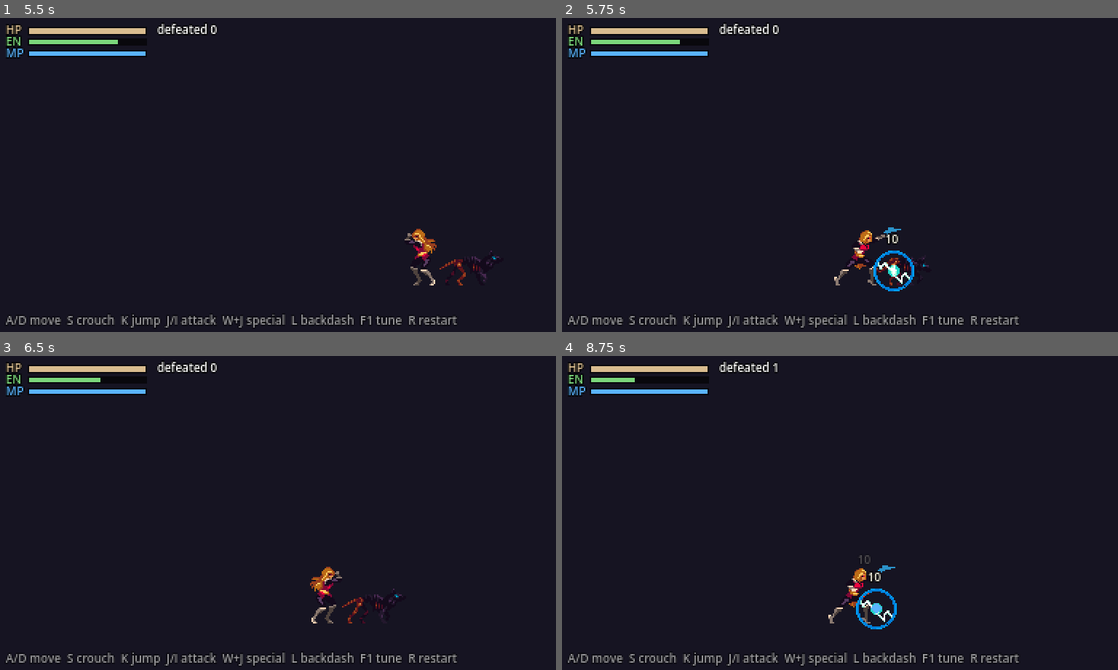
Above: before the commit, frames 1-4 (two rows, left to right).
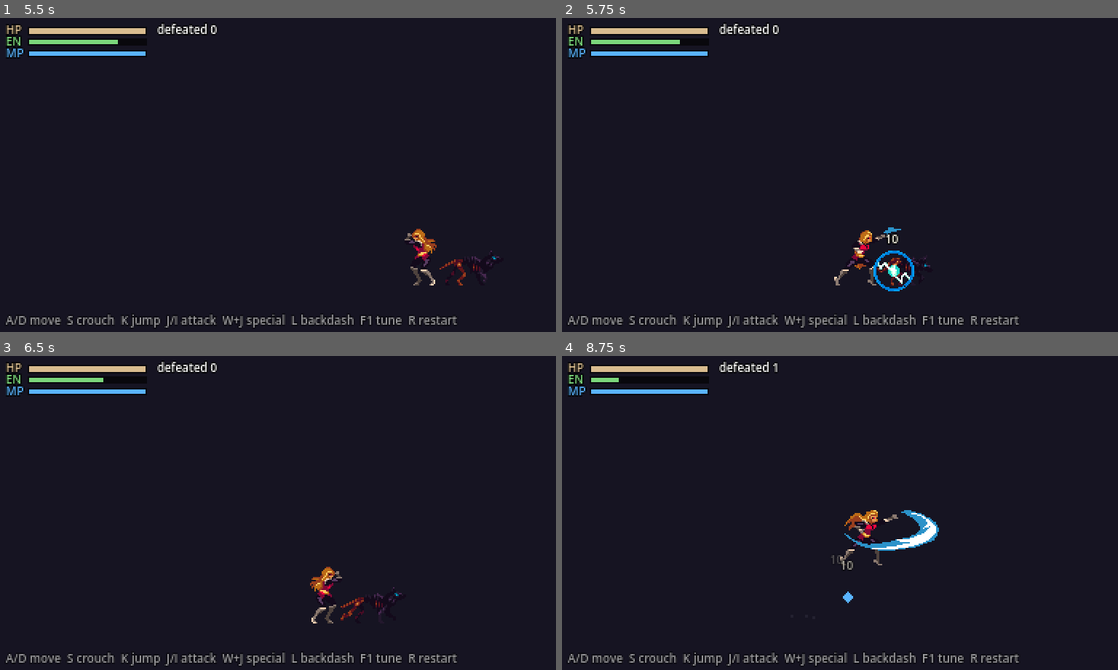
Above: after the commit, the same moments.

Repository: ferasalm/new-vania
Game: Godot game, scene res://smoke.tscn
Two runs of this game, one before a commit and one after it. Both use one fixed random seed, a clock stepped at 60 frames per second and the inputs below. This scene is started directly instead of the project's main scene.
Inputs (mouse positions are in pixels of both pictures, inside the frame that each line leads up to):
- Up to frame 1 (5.5 s): tap Enter at 0.5 s; move the mouse to (400, 159) at 0.52 s; hold D (right) 0.53-2.03 s; tap J (attack) at 0.6, 4.35 s; click (400, 159) at 0.67 s; tap K (jump) at 0.77, 1.52, 3.02, 3.77, 4.52 s; move the mouse to (166, 190) at 1.27 s; tap I (attack2) at 1.35, 5.1 s; move the mouse to (333, 105) at 2.02 s; hold A (left) 2.03-2.78 s; tap Space at 2.1 s; move the mouse to (250, 237) at 2.77 s; hold D (right) 2.78-4.28 s; tap Q at 2.85 s; click (250, 237) at 2.92 s; move the mouse to (444, 222) at 3.52 s; tap Shift at 3.6 s; move the mouse to (111, 127) at 4.27 s; hold A (left) 4.28-5.03 s; move the mouse to (305, 175) at 5.02 s; hold D (right) from 5.03 s (still down); click (305, 175) at 5.17 s
- Up to frame 2 (5.75 s): keep holding D (right)
- Up to frame 3 (6.5 s): move the mouse to (194, 434) at 5.77 s; release D (right) at 5.78 s; hold A (left) from 5.78 s (still down); tap Space at 5.85 s; tap K (jump) at 6.02 s
- Up to frame 4 (8.75 s): move the mouse to (962, 497) at 6.52 s; tap Q at 6.6 s; tap K (jump) at 6.77, 7.52 s; move the mouse to (728, 528) at 7.27 s; release A (left) at 7.28 s; hold D (right) from 7.28 s (still down); tap Shift at 7.35 s; click (728, 528) at 7.42 s; move the mouse to (895, 443) at 8.02 s; tap J (attack) at 8.1 s

Frame 1 is identical in both runs. In frame 2, 0.1% of the frame differs, in the area x 56-67%, y 76-86%; in frame 3, 0.2%; in frame 4, 1.8%, in the area x 10-68%, y 6-88%.
Error in both runs: Cannot call method 'get_width' on a null value. (res://room.gd:119)

Commit message:
fix(proto): stage 1b playtest - crouch faces forward, user's saved values
Playtest of stage 1b on 2026-11-16 (production/playtests/VERDICTS.md):
- the crouch picture is made from the standing pose, so she no longer
  looks backward while crouching
- the values the user saved with the F1 panel (hit pause, shake, sound
  choices and loudness) are committed and logged
- the user's art direction answers are recorded as the redraw brief
- the self-test no longer requires the new sounds to stay quiet

Co-Authored-By: Claude Fable 5.2 <noreply@anthropic.com>

Diff:
--- a/prototypes/feel-v3/assets/audio/events.json
+++ b/prototypes/feel-v3/assets/audio/events.json
@@ -2,7 +2,7 @@
   "sfx": {
     "footstep": {
       "file": "sfx/footstep/step_scuff.wav",
-      "volume_db": -22.0,
+      "volume_db": -4.0,
       "pitch_random": 0.08,
       "options": [
         {
@@ -21,7 +21,7 @@
     },
     "jump": {
       "file": "sfx/jump/jump_soft.ogg",
-      "volume_db": -21.0,
+      "volume_db": -3.0,
       "pitch_random": 0.06,
       "options": [
         {
@@ -40,7 +40,7 @@
     },
     "land": {
       "file": "sfx/land/made_soft_land.wav",
-      "volume_db": -24.0,
+      "volume_db": -3.0,
       "pitch_random": 0.05,
       "options": [
         {
@@ -59,7 +59,7 @@
     },
     "swing": {
       "file": "sfx/swing/attack_swish.ogg",
-      "volume_db": -9.0,
+      "volume_db": -4.0,
       "pitch_random": 0.07,
       "options": [
         {
@@ -78,7 +78,7 @@
     },
     "hit": {
       "file": "sfx/hit/shock_hit.wav",
-      "volume_db": -19.0,
+      "volume_db": -4.0,
       "pitch_random": 0.06,
       "options": [
         {
@@ -101,7 +101,7 @@
     },
     "hurt": {
       "file": "sfx/hurt/shock_sting.wav",
-      "volume_db": -22.0,
+      "volume_db": -3.0,
       "pitch_random": 0.05,
       "options": [
         {
@@ -120,7 +120,7 @@
     },
     "enemy_die": {
       "file": "sfx/enemy_die/kill_pop.ogg",
-      "volume_db": -9.0,
+      "volume_db": -1.0,
       "pitch_random": 0.05,
       "options": [
         {
@@ -143,7 +143,7 @@
     },
     "backdash": {
       "file": "sfx/backdash/made_soft_whoosh.wav",
-      "volume_db": -12.0,
+      "volume_db": -1.0,
       "pitch_random": 0.05,
       "options": [
         {
@@ -162,7 +162,7 @@
     },
     "door": {
       "file": "sfx/door/door_creak.wav",
-      "volume_db": -15.0,
+      "volume_db": -1.0,
       "pitch_random": 0.0,
       "options": [
         {
@@ -180,8 +180,8 @@
       ]
     },
     "special": {
-      "file": "sfx/special/magic_shot.wav",
-      "volume_db": -18.0,
+      "file": "sfx/special/magic_charge.wav",
+      "volume_db": 0.0,
       "pitch_random": 0.05,
       "options": [
         {
@@ -199,8 +199,8 @@
       ]
     },
     "pickup": {
-      "file": "sfx/pickup/coin_chime.wav",
-      "volume_db": -18.0,
+      "file": "sfx/pickup/bright_blip.ogg",
+      "volume_db": -4.0,
       "pitch_random": 0.05,
       "options": [
         {
@@ -218,8 +218,8 @@
       ]
     },
     "no_energy": {
-      "file": "sfx/no_energy/dull_click.wav",
-      "volume_db": -18.0,
+      "file": "sfx/no_energy/soft_denied.wav",
+      "volume_db": 5.0,
       "pitch_random": 0.05,
       "options": [
         {
@@ -262,7 +262,7 @@
   "music": {
     "music_room": {
       "file": "music/cyberpunk_city_2.ogg",
-      "volume_db": -15.0,
+      "volume_db": 2.0,
       "options": [
         {
           "file": "music/cavern_loop.ogg",
--- a/prototypes/feel-v3/smoke.gd
+++ b/prototypes/feel-v3/smoke.gd
@@ -239,9 +239,9 @@
 		"%d sliders, bad: %s" % [T.data.size(), str(bad)])
 	var loud: Array = []
 	for n in ["special", "pickup", "no_energy"]:
-		if not Sfx.ev.has(n) or Sfx.ev[n]["options"].size() < 2 or float(Sfx.ev[n]["volume_db"]) > -15.0:
+		if not Sfx.ev.has(n) or Sfx.ev[n]["options"].size() < 2:
 			loud.append(n)
-	_check("the new sounds have options and start quiet", loud.is_empty(), "problems: %s" % str(loud))
+	_check("the new sounds have options to pick", loud.is_empty(), "problems: %s" % str(loud))
 
 	# ledge: jump onto the first thin platform from below
 	p.global_position = Vector2(14 * 16, 12 * 16 + 16)
--- a/prototypes/feel-v3/tuning.json
+++ b/prototypes/feel-v3/tuning.json
@@ -112,7 +112,7 @@
     "help": "Damage per hit. The hound has 30 health, the ghost 20."
   },
   "hitstop": {
-    "value": 0.05,
+    "value": 0.03,
     "min": 0.0,
     "max": 0.2,
     "step": 0.01,
@@ -120,7 +120,7 @@
     "help": "The tiny freeze when a hit lands. It makes hits feel heavy. 0 = off."
   },
   "shake": {
-    "value": 2.0,
+    "value": 1.0,
     "min": 0.0,
     "max": 6.0,
     "step": 0.5,
Binary file changed: prototypes/feel-v3/assets/hero/crouch_00.png
Not shown, changed: production/playtests/VERDICTS.md
